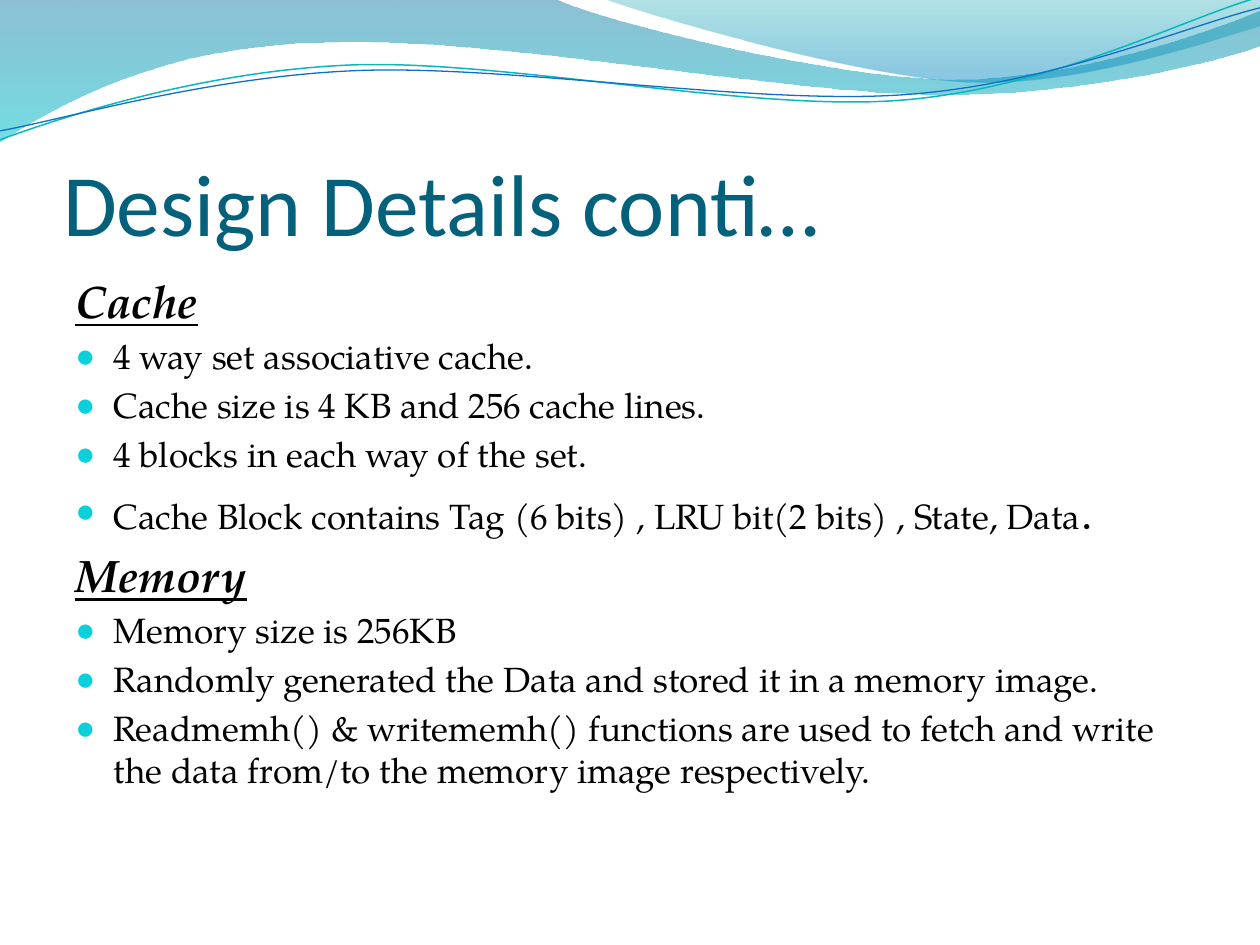
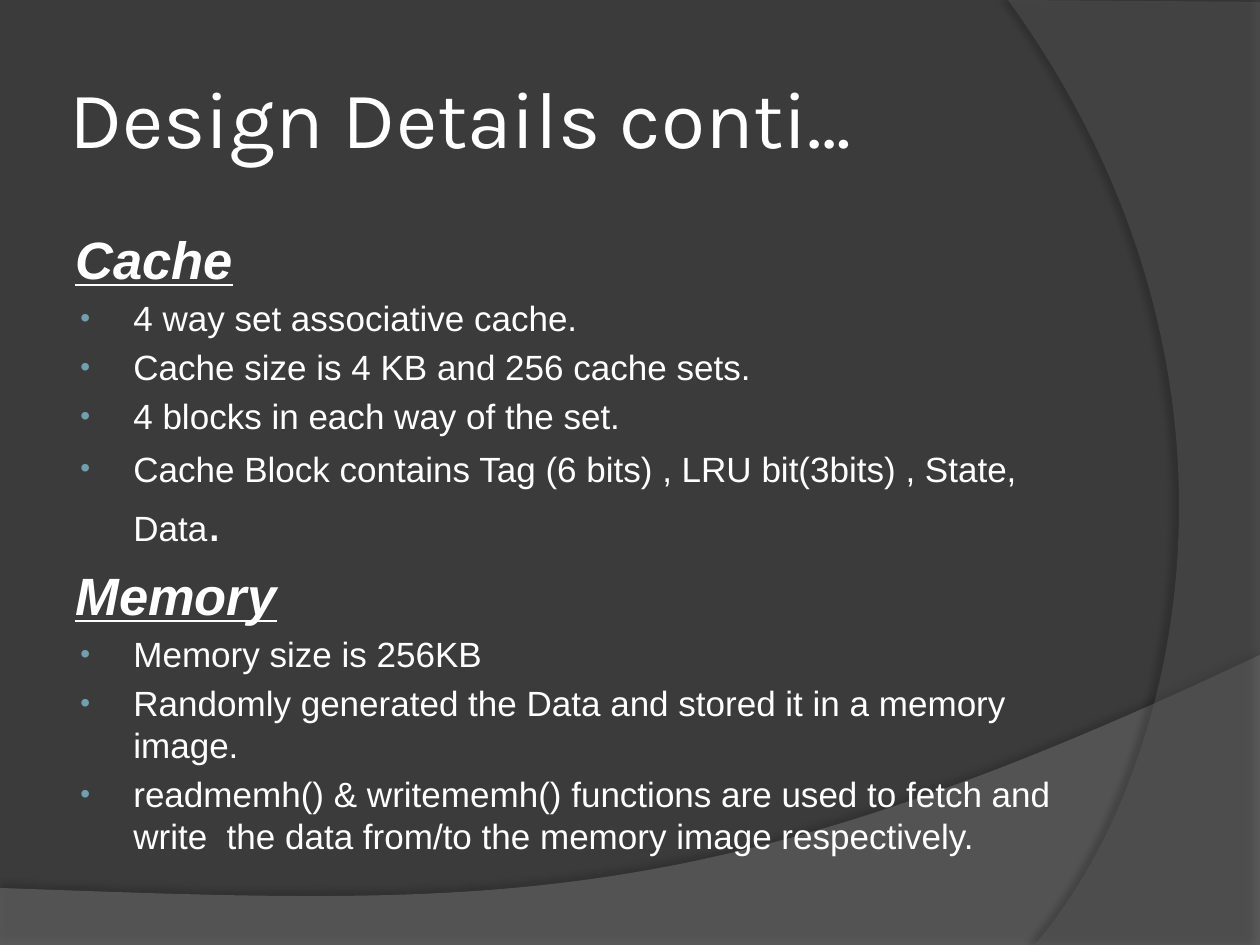
Before and after one commit to dhanusht6/system_verilog_project, a slide deck: slide 9 of Design and Verification of Cache with Cache coherency.pptx (slide 6 before the commit). Drawn at 1260x945 pixels with LibreOffice and Linux fonts; fonts in the diff are those of the drawing; background and template pictures are left out. Boxes give left, top, right and bottom in pixels: in the first picture for what was removed or moved away, otherwise in the second. Text is boxed around its words. In the diff, an @@ line names an element or a change of style, - is before the commit and + after.

```diff
--- a/Design and Verification of Cache with Cache coherency.pptx
+++ b/Design and Verification of Cache with Cache coherency.pptx
@@ background picture (left out) to #3B3B3B @@
@@ freeform shape removed at [0,0,1260,142] @@
@@ freeform shape removed at [0,0,1260,147] @@
@@ freeform shape removed at [0,8,1260,141] @@
@@ freeform shape removed at [604,0,1260,87] @@
@@ freeform shape added at [1008,0,1260,945], fill #5E5E5E at 40% opacity @@
@@ title "Design Details conti…": place and size @@
-title "Design Details conti…" at [63,175,820,251]
+title "Design Details conti…" at [69,92,852,168]
@@ title "Design Details conti…" at [69,92,852,168]: size 50 to 46 pt, font Calibri to Karla, text colour #04617B to #FFFFFF; vertical alignment bottom to middle @@
@@ text "Cache": place and size @@
-text "Cache" at [75,285,1154,793]
+text "Cache" at [75,241,1050,856]
@@ text at [75,241,1006,765]: size 26 to 30 pt in "Cache", "Memory"; font TeX Gyre Pagella to Arial, text colour #000000 to #FFFFFF in "Cache", "4 way set associative cache.", "4 blocks in each way of the ...", "Memory" and 2 more places; bullet ● to •; bullet colour #0BD0D9 to #6EA0B0 @@
@@ text at [133,354,751,381]: text changed; font TeX Gyre Pagella to Arial; text colour #000000 to #FFFFFF @@
-● Cache size is 4 KB and 256 cache lines.
+• Cache size is 4 KB and 256 cache sets.
@@ text at [133,456,1016,542]: text changed; font TeX Gyre Pagella to Arial; text colour #000000 to #FFFFFF @@
-● Cache Block contains Tag (6 bits) , LRU bit(2 bits) , State, Data.
+• Cache Block contains Tag (6 bits) , LRU bit(3bits) , State, Data.
@@ freeform shape added at [0,655,1260,945], fill #7F7F7F at 45% opacity @@
@@ text at [133,781,1050,856]: text changed; font TeX Gyre Pagella to Arial; text colour #000000 to #FFFFFF @@
-● Readmemh() & writememh() functions are used to fetch and write the data from/to the memory image respectively.
+• readmemh() & writememh() functions are used to fetch and write the data from/to the memory image respectively.
```
Also in this commit, not shown: 12 other slides changed, 30 slides added, 4 slides removed.
